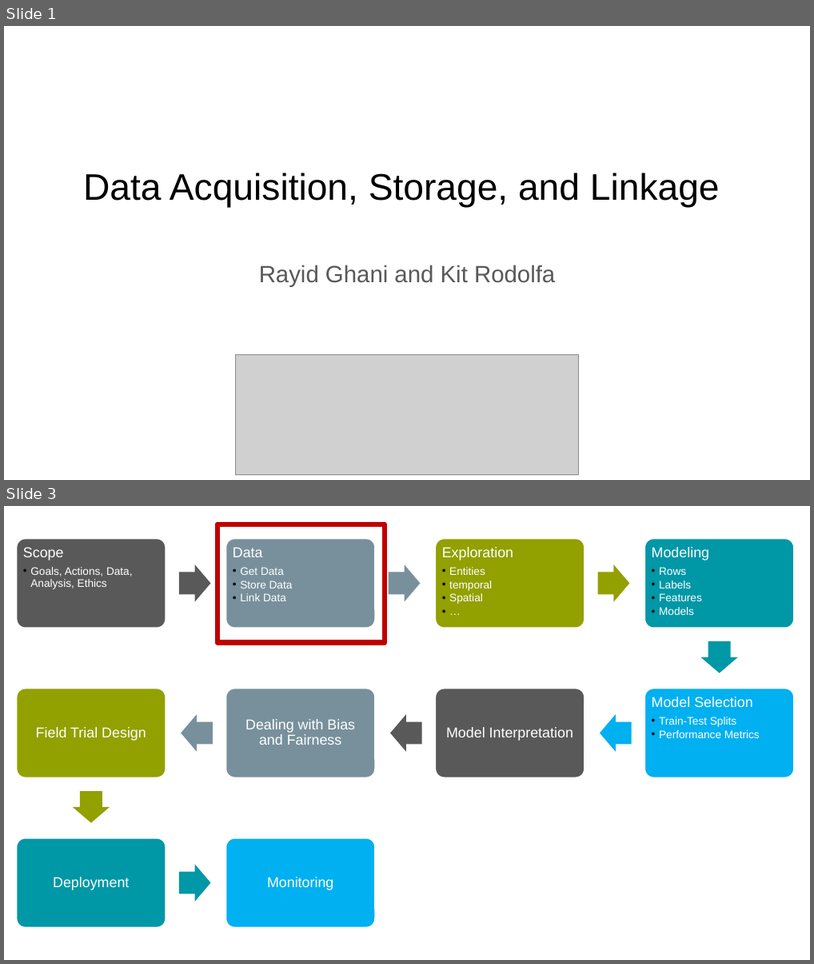
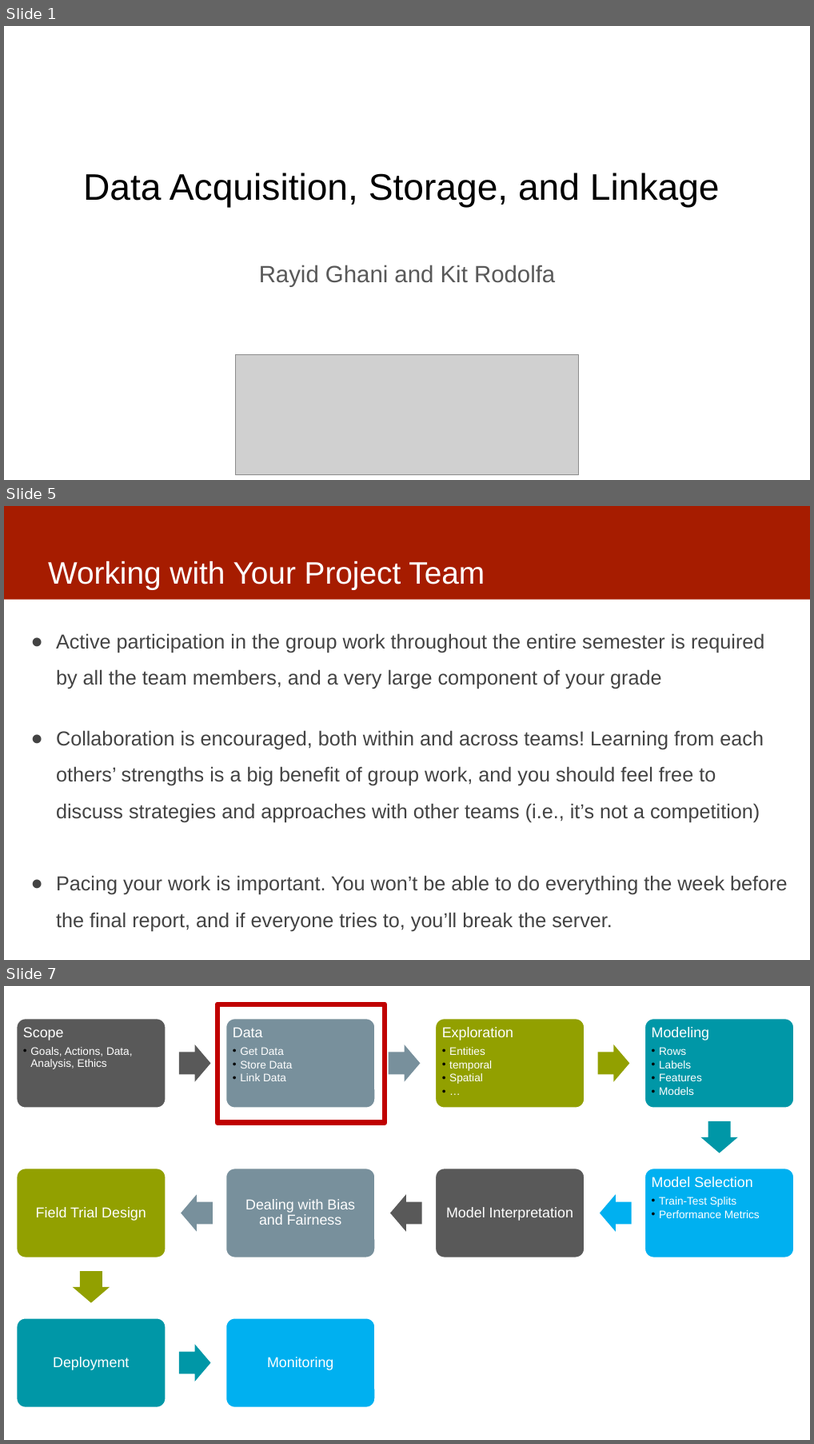
Before and after one commit to dssg/mlforpublicpolicylab, a slide deck: 02 - Case Studies and Acquiring Data/data.pptx. Shown one above the other, each under a label of ours: slides 1 and 3 before the commit, slides 1, 5 and 7 after it; the slides between them are not shown. The pictures are 814x964 and 814x1444 pixels, drawn with LibreOffice and Linux fonts; fonts in the diff are those of the drawing; grey boxes stand for pictures. Boxes give left, top, right and bottom in pixels: in the first picture for what was removed or moved away, otherwise in the second. Text is boxed around its words. In the diff, an @@ line names an element or a change of style, - is before the commit and + after.

```diff
--- a/02 - Case Studies and Acquiring Data/data.pptx
+++ b/02 - Case Studies and Acquiring Data/data.pptx
@@ slide 5 added at [4, 506, 810, 960], background #FFFFFF @@
@@ rectangle added at [4, 506, 810, 599], fill #A61C00 @@
@@ title added at [48, 561, 485, 590], 37 pt, text #FFFFFF @@
+Working with Your Project Team
@@ text added at [56, 633, 787, 931], 24 pt, text #434343 @@
+● Active participation in the group work throughout the entire semester is required by all the team members, and a very large component of your grade
+● Collaboration is encouraged, both within and across teams! Learning from each others’ strengths is a big benefit of group work, and you should feel free to discuss strategies and approaches with other teams (i.e., it’s not a competition)
+● Pacing your work is important. You won’t be able to do everything the week before the final report, and if everyone tries to, you’ll break the server.
@@ what was slide 3 is now slide 7 @@
```
Also in this commit, not shown: 2 slides changed, 4 other slides added, 1 slide removed.
